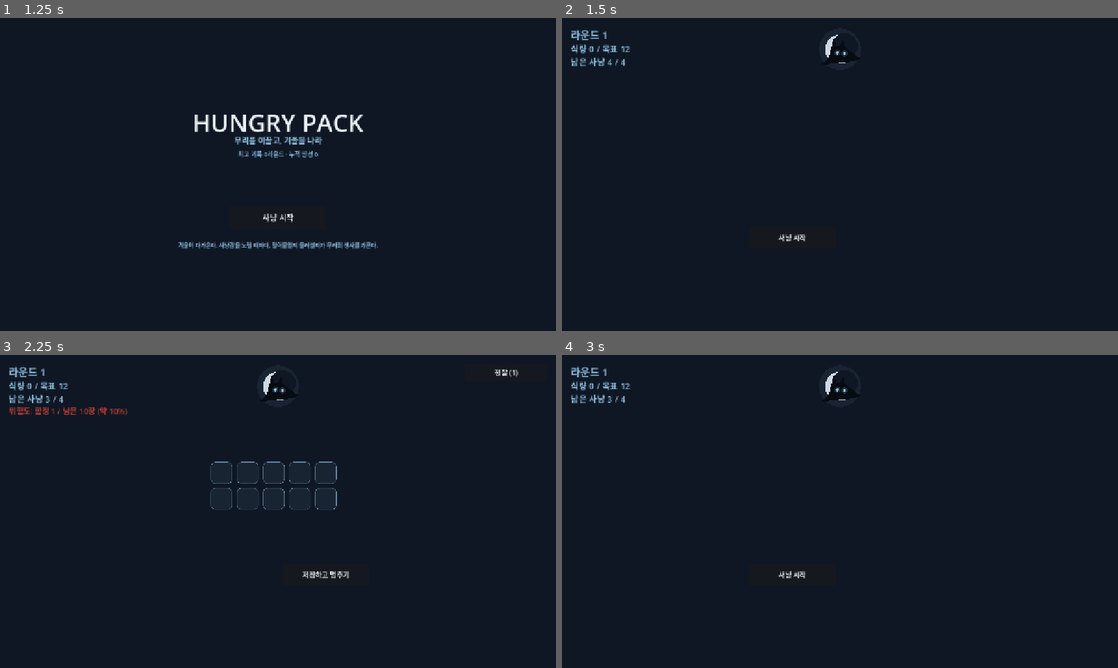
Above: before the commit, frames 1-4 (two rows, left to right).
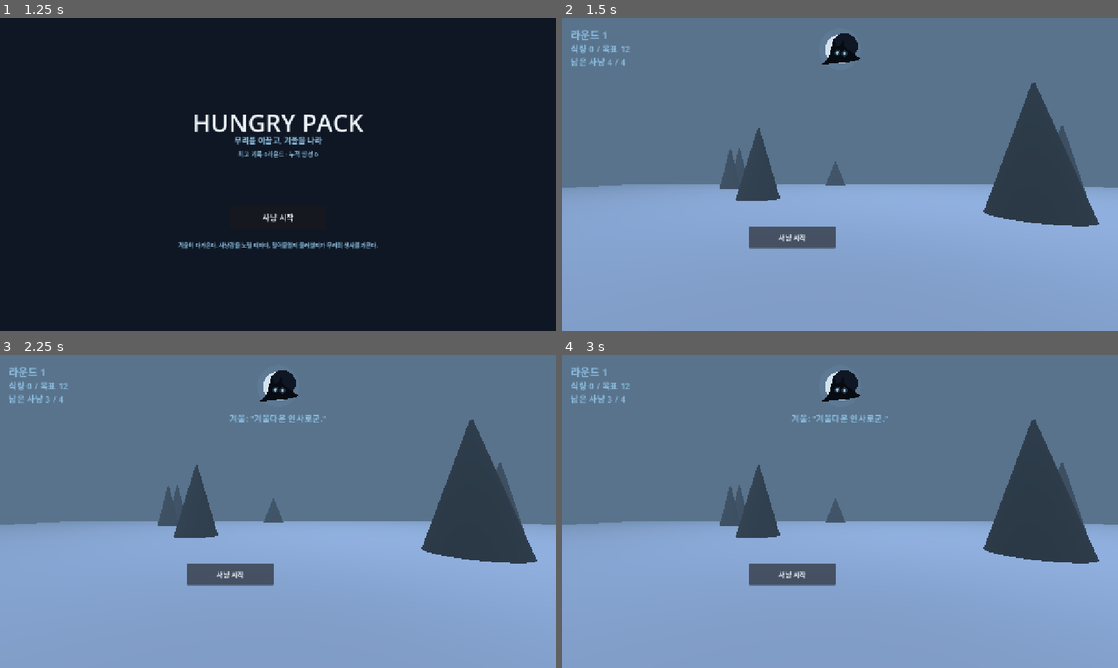
Above: after the commit, the same moments.

Repository: PDkou/MySaveCode
Game: Godot game, scene res://scenes/Intro.tscn
Same seed, same stepped clock (60 frames per second), same inputs: the game is played once before the commit and once after it.
Inputs (mouse positions are in pixels of both pictures, inside the frame that each line leads up to):
- Up to frame 1 (1.25 s): tap Enter at 0.5 s; move the mouse to (400, 158) at 0.52 s; hold D from 0.53 s (still down); tap Q at 0.6 s; click (400, 158) at 0.67 s; tap F at 0.8 s
- Up to frame 2 (1.5 s): release D at 1.25 s; click "사냥 시작" at 1.25 s
- Up to frame 3 (2.25 s): click "사냥 시작" at 2 s
- Up to frame 4 (3 s): click (890, 574) at 2.75 s, where only the run before the commit has a clickable "저장하고 멈추기"

Frame 1 is identical in both runs. In frame 2, 99% of the frame differs, in the area x 0-100%, y 0-100%; in frame 3, 99%; in frame 4, 99%.

Commit message:
6차 피드백: 1인칭 사냥으로 장르 전환 (카드 UI -> 3D 탐사)
- PlayerController.gd: CharacterBody3D 1인칭 컨트롤러 (WASD+마우스)
- HuntField.gd: bag 토큰을 사냥터에 공간 배치, 위장된 표식에 접근하면
  트리거 (draw(uid)로 순서 무관 판정, RunManager 경제 로직은 100% 재사용)
- Main.gd: 2D 타일 그리드 제거, 3D 월드(설원/침엽수/달빛 안개) 코드
  생성 + HUD 오버레이 유지. 정찰=표식 하이라이트, Q키=사냥 중단으로 재해석
- RunManager.gd: bag 토큰에 안정 uid 부여, draw(target_uid) 확장
  (인자 없는 기존 draw()는 봇 테스트 하위 호환 유지)
- test_main_scene.gd: Area3D 물리 타이밍 대신 HuntField 트리거 핸들러
  직접 호출 방식으로 재작성, 4회 반복 검증 통과
- test_run/test_mass_sim/test_all_charms: RunManager 직접 구동이라
  이번 전환 영향 없음, 회귀 재확인 완료

Co-Authored-By: Claude Fable 5 <noreply@anthropic.com>
Claude-Session: https://claude.ai/code/session_01MQ4bRqp7ywQW2rnDKWEWYA

Diff:
--- /dev/null
+++ b/game/scripts/HuntField.gd
@@ -0,0 +1,129 @@
+extends Node3D
+
+# Spatializes RunManager's bag: one hidden ground marker per token, scattered
+# across the hunting field. Walking into a marker triggers that specific
+# token's draw() — replaces the old click-a-tile grid with "get caught by
+# walking into it," per the lead's immersion direction (2026-07-10).
+
+signal token_triggered(result: Dictionary)
+
+const FIELD_RADIUS := 9.0
+const MIN_SPACING := 2.2
+const TRIGGER_RADIUS := 1.1
+const DESPAWN_DELAY := 1.0
+
+var run: Node
+var markers: Dictionary = {}  # uid -> Area3D
+
+
+func setup(run_manager: Node) -> void:
+	run = run_manager
+
+
+func clear_field() -> void:
+	for uid in markers.keys():
+		var m: Area3D = markers[uid]
+		if is_instance_valid(m):
+			m.queue_free()
+	markers.clear()
+
+
+func spawn_field(bag: Array) -> void:
+	clear_field()
+	var placed: Array = []
+	for token in bag:
+		var pos := _find_spot(placed)
+		placed.append(pos)
+		_spawn_marker(token, pos)
+
+
+func marker_count() -> int:
+	return markers.size()
+
+
+func highlight_marker(uid: int, is_trap: bool) -> void:
+	if not markers.has(uid):
+		return
+	var area: Area3D = markers[uid]
+	var mesh: MeshInstance3D = area.get_node("Visual")
+	var mat: StandardMaterial3D = mesh.material_override
+	mat.emission_enabled = true
+	mat.emission = Color(0.75, 0.20, 0.15) if is_trap else Color(0.30, 0.75, 0.35)
+	mat.emission_energy_multiplier = 1.4
+
+
+func _find_spot(placed: Array) -> Vector3:
+	for i in 24:
+		var angle := randf() * TAU
+		var dist := randf_range(3.0, FIELD_RADIUS)
+		var pos := Vector3(cos(angle) * dist, 0.0, sin(angle) * dist)
+		var ok := true
+		for p in placed:
+			if pos.distance_to(p) < MIN_SPACING:
+				ok = false
+				break
+		if ok:
+			return pos
+	return Vector3(randf_range(-FIELD_RADIUS, FIELD_RADIUS), 0.0, randf_range(-FIELD_RADIUS, FIELD_RADIUS))
+
+
+func _spawn_marker(token: Dictionary, pos: Vector3) -> void:
+	var area := Area3D.new()
+	area.position = pos
+	area.set_meta("triggered", false)
+
+	var shape := CollisionShape3D.new()
+	var sphere := SphereShape3D.new()
+	sphere.radius = TRIGGER_RADIUS
+	shape.shape = sphere
+	area.add_child(shape)
+
+	var mesh := MeshInstance3D.new()
+	var box := BoxMesh.new()
+	box.size = Vector3(0.9, 0.4, 0.9)
+	mesh.mesh = box
+	mesh.position.y = 0.2
+	mesh.name = "Visual"
+	var mat := StandardMaterial3D.new()
+	# every marker looks like the same plain snow mound — prey and traps are
+	# indistinguishable until triggered, or unless a scout charge reveals one.
+	mat.albedo_color = Color(0.86, 0.90, 0.95)
+	mesh.material_override = mat
+	area.add_child(mesh)
+
+	add_child(area)
+	markers[token["uid"]] = area
+	area.body_entered.connect(_on_body_entered.bind(area, token))
+
+
+func _on_body_entered(_body: Node3D, area: Area3D, token: Dictionary) -> void:
+	if area.get_meta("triggered", false):
+		return
+	area.set_meta("triggered", true)
+	area.monitoring = false
+	var result: Dictionary = run.draw(token["uid"])
+	if result.is_empty():
+		return
+	_style_marker(area, result)
+	markers.erase(token["uid"])
+	token_triggered.emit(result)
+	var timer := get_tree().create_timer(DESPAWN_DELAY)
+	timer.timeout.connect(func():
+		if is_instance_valid(area):
+			area.queue_free()
+	)
+
+
+func _style_marker(area: Area3D, result: Dictionary) -> void:
+	var mesh: MeshInstance3D = area.get_node("Visual")
+	var mat: StandardMaterial3D = mesh.material_override
+	var box: BoxMesh = mesh.mesh
+	match result["kind"]:
+		"trap":
+			mat.albedo_color = Color(0.55, 0.14, 0.10)
+			box.size.y = 0.12
+		"dodged":
+			mat.albedo_color = Color(0.35, 0.55, 0.35)
+		"prey":
+			mat.albedo_color = Color(0.85, 0.62, 0.20)
+			box.size.y = 0.5 + min(result.get("chain_bonus", 0), 3) * 0.15
--- a/game/scripts/Main.gd
+++ b/game/scripts/Main.gd
@@ -3,8 +3,13 @@
 const Palette := preload("res://scripts/GamePalette.gd")
 const Winter := preload("res://scripts/Winter.gd")
 const WinterPortraitScript := preload("res://scripts/WinterPortrait.gd")
+const PlayerControllerScript := preload("res://scripts/PlayerController.gd")
+const HuntFieldScript := preload("res://scripts/HuntField.gd")
 
 var run: Node
+var player: CharacterBody3D
+var hunt_field: Node3D
+var winter_portrait: Node2D
 var current_offers: Array = []
 
 var round_label: Label
@@ -15,26 +20,17 @@
 var pot_label: Label
 var chain_label: Label
 var message_label: Label
+var hint_label: Label
 var action_button: Button
 var secondary_button: Button
-var scout_button: Button
 var charm_layer: CanvasLayer
 var charm_buttons: Array = []
 
-var bag_layer: CanvasLayer
-var bag_grid: GridContainer
-var winter_portrait: Node2D
-
 var pending_refresh: bool = false
 
 
 func _ready() -> void:
 	var viewport_size := get_viewport_rect().size
-
-	var bg := ColorRect.new()
-	bg.size = viewport_size
-	bg.color = Palette.BG
-	add_child(bg)
 
 	run = Node.new()
 	run.set_script(load("res://scripts/RunManager.gd"))
@@ -43,10 +39,74 @@
 	run.pot_changed.connect(_on_pot_changed)
 	run.message.connect(_on_message)
 
+	_build_world()
 	_build_hud(viewport_size)
-	_build_bag_ui(viewport_size)
 
 	run.start_run()
+
+
+func _build_world() -> void:
+	var world_env := WorldEnvironment.new()
+	var env := Environment.new()
+	env.background_mode = Environment.BG_COLOR
+	env.background_color = Color(0.03, 0.05, 0.08)
+	env.ambient_light_source = Environment.AMBIENT_SOURCE_COLOR
+	env.ambient_light_color = Color(0.25, 0.32, 0.42)
+	env.ambient_light_energy = 0.5
+	env.fog_enabled = true
+	env.fog_light_color = Color(0.35, 0.45, 0.55)
+	env.fog_density = 0.025
+	world_env.environment = env
+	add_child(world_env)
+
+	var moon := DirectionalLight3D.new()
+	moon.rotation_degrees = Vector3(-55, -35, 0)
+	moon.light_color = Color(0.75, 0.85, 1.0)
+	moon.light_energy = 0.9
+	add_child(moon)
+
+	var ground := StaticBody3D.new()
+	var ground_shape := CollisionShape3D.new()
+	var box_shape := BoxShape3D.new()
+	box_shape.size = Vector3(64, 0.2, 64)
+	ground_shape.shape = box_shape
+	ground_shape.position.y = -0.1
+	ground.add_child(ground_shape)
+	var ground_mesh := MeshInstance3D.new()
+	var plane := PlaneMesh.new()
+	plane.size = Vector2(64, 64)
+	ground_mesh.mesh = plane
+	var ground_mat := StandardMaterial3D.new()
+	ground_mat.albedo_color = Color(0.75, 0.80, 0.86)
+	ground_mesh.material_override = ground_mat
+	ground.add_child(ground_mesh)
+	add_child(ground)
+
+	for i in 26:
+		var angle := randf() * TAU
+		var dist := randf_range(10.0, 29.0)
+		var tree := MeshInstance3D.new()
+		var cone := CylinderMesh.new()
+		cone.top_radius = 0.05
+		cone.bottom_radius = randf_range(1.0, 1.6)
+		cone.height = randf_range(3.0, 5.5)
+		tree.mesh = cone
+		tree.position = Vector3(cos(angle) * dist, cone.height / 2.0, sin(angle) * dist)
+		var tree_mat := StandardMaterial3D.new()
+		tree_mat.albedo_color = Color(0.04, 0.07, 0.06)
+		tree.material_override = tree_mat
+		add_child(tree)
+
+	player = CharacterBody3D.new()
+	player.set_script(PlayerControllerScript)
+	player.position = Vector3.ZERO
+	add_child(player)
+
+	hunt_field = Node3D.new()
+	hunt_field.set_script(HuntFieldScript)
+	add_child(hunt_field)
+	hunt_field.setup(run)
+	hunt_field.token_triggered.connect(_on_token_triggered)
 
 
 func _build_hud(viewport_size: Vector2) -> void:
@@ -75,6 +135,11 @@
 	chain_label.horizontal_alignment = HORIZONTAL_ALIGNMENT_CENTER
 	chain_label.custom_minimum_size = Vector2(viewport_size.x, 24)
 
+	hint_label = _make_label(hud, Vector2(0, viewport_size.y - 60), 15, Palette.TEXT)
+	hint_label.horizontal_alignment = HORIZONTAL_ALIGNMENT_CENTER
+	hint_label.custom_minimum_size = Vector2(viewport_size.x, 24)
+	hint_label.modulate.a = 0.7
+
 	message_label = _make_label(hud, Vector2(0, 425), 18, Palette.TEXT)
 	message_label.horizontal_alignment = HORIZONTAL_ALIGNMENT_CENTER
 	message_label.custom_minimum_size = Vector2(viewport_size.x, 30)
@@ -84,9 +149,6 @@
 
 	secondary_button = _make_button(hud, Vector2(200, 50), Vector2(viewport_size.x / 2.0 + 10, 480))
 	secondary_button.pressed.connect(_on_secondary_pressed)
-
-	scout_button = _make_button(hud, Vector2(190, 40), Vector2(viewport_size.x - 210, 20))
-	scout_button.pressed.connect(_on_scout_pressed)
 
 	charm_layer = CanvasLayer.new()
 	add_child(charm_layer)
@@ -94,18 +156,6 @@
 		var b := _make_button(charm_layer, Vector2(320, 60), Vector2(viewport_size.x / 2.0 - 160, 260 + i * 75))
 		b.pressed.connect(_on_charm_button_pressed.bind(i))
 		charm_buttons.append(b)
-
-
-func _build_bag_ui(viewport_size: Vector2) -> void:
-	bag_layer = CanvasLayer.new()
-	add_child(bag_layer)
-
-	bag_grid = GridContainer.new()
-	bag_grid.columns = 5
-	bag_grid.add_theme_constant_override("h_separation", 10)
-	bag_grid.add_theme_constant_override("v_separation", 10)
-	bag_grid.position = Vector2(viewport_size.x / 2.0 - 155, 246)
-	bag_layer.add_child(bag_grid)
 
 
 func _make_label(parent: CanvasLayer, pos: Vector2, font_size: int, color: Color) -> Label:
@@ -124,6 +174,16 @@
 	b.add_theme_color_override("font_color", Palette.TEXT)
 	parent.add_child(b)
 	return b
+
+
+func _unhandled_input(event: InputEvent) -> void:
+	if run.state != run.State.DRAWING:
+		return
+	if event is InputEventKey and event.pressed and not event.echo:
+		if event.keycode == KEY_Q:
+			_do_cash_out()
+		elif event.keycode == KEY_F:
+			_do_scout()
 
 
 func _on_pot_changed(pot: int) -> void:
@@ -161,7 +221,6 @@
 
 func _refresh() -> void:
 	charm_layer.hide()
-	_clear_bag_grid()
 
 	round_label.text = "라운드 %d" % run.round_number
 	quota_label.text = "식량 %d / 목표 %d" % [run.total_food, run.quota]
@@ -169,12 +228,14 @@
 
 	risk_label.text = ""
 	chain_label.text = ""
-	scout_button.hide()
+	hint_label.text = ""
 
 	match run.state:
 		run.State.IDLE:
 			pot_label.text = ""
 			winter_portrait.set_mood("calm")
+			hunt_field.clear_field()
+			player.set_input_enabled(false)
 			if not run.current_deal.is_empty():
 				winter_label.text = "겨울: \"%s\"" % run.current_deal["desc"]
 				_set_message("겨울이 거래를 제안한다 — %s" % run.current_deal["name"], "info")
@@ -189,19 +250,16 @@
 				secondary_button.hide()
 		run.State.DRAWING:
 			action_button.hide()
-			secondary_button.text = "저장하고 멈추기"
-			secondary_button.show()
+			secondary_button.hide()
 			var traps: int = run.remaining_trap_count()
 			var tiles: int = run.remaining_tile_count()
 			if tiles > 0:
 				var odds := int(round(100.0 * traps / tiles))
-				risk_label.text = "위험도: 함정 %d / 남은 %d장 (약 %d%%)" % [traps, tiles, odds]
+				risk_label.text = "위험도: 함정 %d / 남은 %d곳 (약 %d%%)" % [traps, tiles, odds]
 			if run.chain >= 2:
 				chain_label.text = "연쇄 x%d" % run.chain
-			if run.scouts_left > 0:
-				scout_button.text = "정찰 (%d)" % run.scouts_left
-				scout_button.show()
-			_build_bag_grid()
+			var scout_hint := " · F: 정찰 (%d)" % run.scouts_left if run.scouts_left > 0 else ""
+			hint_label.text = "이동: WASD / 시점: 마우스 · Q: 저장하고 멈추기%s" % scout_hint
 		run.State.ROUND_CLEAR:
 			action_button.text = "계속 사냥"
 			action_button.show()
@@ -237,89 +295,38 @@
 			_winter_say(Winter.RETREAT_LINES, "calm")
 
 
-func _clear_bag_grid() -> void:
-	for child in bag_grid.get_children():
-		bag_grid.remove_child(child)
-		child.free()
-
-
-func _build_bag_grid() -> void:
-	_clear_bag_grid()
-	for i in run.bag.size():
-		var tile := Panel.new()
-		tile.custom_minimum_size = Vector2(50, 50)
-		var style := StyleBoxFlat.new()
-		style.bg_color = Color(0.10, 0.14, 0.20)
-		style.border_color = Color(Palette.MOONLIGHT.r, Palette.MOONLIGHT.g, Palette.MOONLIGHT.b, 0.3)
-		style.set_border_width_all(1)
-		style.corner_radius_top_left = 10
-		style.corner_radius_top_right = 10
-		style.corner_radius_bottom_left = 10
-		style.corner_radius_bottom_right = 10
-		tile.add_theme_stylebox_override("panel", style)
-
-		var label := Label.new()
-		label.set_anchors_preset(Control.PRESET_FULL_RECT)
-		label.horizontal_alignment = HORIZONTAL_ALIGNMENT_CENTER
-		label.vertical_alignment = VERTICAL_ALIGNMENT_CENTER
-		label.add_theme_font_size_override("font_size", 12)
-		tile.add_child(label)
-
-		var btn := Button.new()
-		btn.set_anchors_preset(Control.PRESET_FULL_RECT)
-		btn.flat = true
-		btn.modulate.a = 0.01
-		btn.pressed.connect(_on_tile_pressed.bind(tile))
-		tile.add_child(btn)
-
-		bag_grid.add_child(tile)
-
-
-func _on_tile_pressed(tile: Panel) -> void:
-	if not tile.get_meta("active", true):
-		return
-	_resolve_draw(tile)
-
-
-func _resolve_draw(tile: Panel) -> void:
-	# Raise the guard BEFORE draw(): a trap (or bag-emptying cash-out) emits
-	# state_changed synchronously inside draw(), and an immediate _refresh()
-	# would free the very tile we're about to style.
-	pending_refresh = true
-	var result: Dictionary = run.draw()
-	if result.is_empty():
-		pending_refresh = false
-		return
-	tile.set_meta("active", false)
-	var label: Label = tile.get_child(0)
-	var style: StyleBoxFlat = tile.get_theme_stylebox("panel").duplicate()
+func _on_token_triggered(result: Dictionary) -> void:
 	match result["kind"]:
-		"trap":
-			label.text = ""
-			style.bg_color = Color(0.35, 0.14, 0.11)
-			style.border_color = Palette.DANGER
-		"dodged":
-			label.text = "✓"
-			style.bg_color = Color(0.14, 0.25, 0.14)
-			style.border_color = Palette.SUCCESS
 		"prey":
-			label.text = "%s\n%d" % [result["icon"], result["value"]]
-			style.bg_color = Color(0.30, 0.22, 0.10)
-			style.border_color = Palette.SUCCESS
-			if result.get("chain_bonus", 0) > 0:
-				style.set_border_width_all(3)
 			var ch: int = result.get("chain", 0)
 			if ch >= 2:
 				chain_label.text = "연쇄 x%d" % ch
 			if ch == 4:
 				_winter_say(Winter.CHAIN_LINES, "wary")
-	tile.add_theme_stylebox_override("panel", style)
-
 	pending_refresh = true
-	get_tree().create_timer(0.42).timeout.connect(func():
+	get_tree().create_timer(0.15).timeout.connect(func():
 		pending_refresh = false
 		_refresh()
 	)
+
+
+func _do_cash_out() -> void:
+	run.cash_out()
+	match run.state:
+		run.State.ROUND_CLEAR:
+			_winter_say(Winter.ROUND_CLEAR_LINES, "wary")
+		run.State.GAME_OVER:
+			_winter_say(Winter.GAME_OVER_LINES, "pleased")
+
+
+func _do_scout() -> void:
+	var peeked: Dictionary = run.scout()
+	if peeked.is_empty():
+		return
+	hunt_field.highlight_marker(peeked["uid"], peeked["type"] == "trap")
+	if peeked.get("type", "") != "trap":
+		_winter_say(Winter.SCOUT_LINES)
+	_refresh()
 
 
 func _show_charms() -> void:
@@ -361,7 +368,10 @@
 				run.accept_deal()
 				_winter_say(Winter.DEAL_ACCEPT_LINES, "pleased")
 			else:
+				player.position = Vector3.ZERO
 				run.start_attempt()
+				hunt_field.spawn_field(run.bag)
+				player.set_input_enabled(true)
 		run.State.ROUND_CLEAR:
 			run.continue_hunting()
 			_winter_say(Winter.CONTINUE_LINES)
@@ -371,26 +381,12 @@
 			run.start_run()
 
 
-func _on_scout_pressed() -> void:
-	var peeked: Dictionary = run.scout()
-	if peeked.get("type", "") != "trap":
-		_winter_say(Winter.SCOUT_LINES)
-	_refresh()
-
-
 func _on_secondary_pressed() -> void:
 	match run.state:
 		run.State.IDLE:
 			if not run.current_deal.is_empty():
 				run.refuse_deal()
 				_winter_say(Winter.DEAL_REFUSE_LINES, "calm")
-		run.State.DRAWING:
-			run.cash_out()
-			match run.state:
-				run.State.ROUND_CLEAR:
-					_winter_say(Winter.ROUND_CLEAR_LINES, "wary")
-				run.State.GAME_OVER:
-					_winter_say(Winter.GAME_OVER_LINES, "pleased")
 		run.State.ROUND_CLEAR:
 			run.retreat()
 		run.State.SHOP:
--- /dev/null
+++ b/game/scripts/PlayerController.gd
@@ -0,0 +1,75 @@
+extends CharacterBody3D
+
+# First-person hunter controller: WASD + mouse look, simple grounded movement.
+# No jump/crouch — the hunt is about where you choose to walk, not platforming.
+
+signal moved
+
+const SPEED := 4.2
+const MOUSE_SENSITIVITY := 0.0028
+const GRAVITY := 18.0
+
+var camera: Camera3D
+var yaw: float = 0.0
+var pitch: float = 0.0
+var input_enabled: bool = true
+
+
+func _ready() -> void:
+	var shape := CollisionShape3D.new()
+	var capsule := CapsuleShape3D.new()
+	capsule.radius = 0.4
+	capsule.height = 1.7
+	shape.shape = capsule
+	shape.position.y = 0.85
+	add_child(shape)
+
+	camera = Camera3D.new()
+	camera.position = Vector3(0, 1.55, 0)
+	camera.fov = 75
+	add_child(camera)
+
+
+func set_input_enabled(enabled: bool) -> void:
+	input_enabled = enabled
+	Input.mouse_mode = Input.MOUSE_MODE_CAPTURED if enabled else Input.MOUSE_MODE_VISIBLE
+
+
+func _unhandled_input(event: InputEvent) -> void:
+	if not input_enabled:
+		return
+	if event is InputEventMouseMotion:
+		yaw -= event.relative.x * MOUSE_SENSITIVITY
+		pitch = clamp(pitch - event.relative.y * MOUSE_SENSITIVITY, -1.3, 1.3)
+		rotation.y = yaw
+		camera.rotation.x = pitch
+
+
+func _physics_process(delta: float) -> void:
+	if not is_on_floor():
+		velocity.y -= GRAVITY * delta
+	else:
+		velocity.y = 0.0
+
+	if input_enabled:
+		var input_dir := Vector2.ZERO
+		if Input.is_action_pressed("ui_up") or Input.is_key_pressed(KEY_W):
+			input_dir.y -= 1
+		if Input.is_action_pressed("ui_down") or Input.is_key_pressed(KEY_S):
+			input_dir.y += 1
+		if Input.is_key_pressed(KEY_A):
+			input_dir.x -= 1
+		if Input.is_key_pressed(KEY_D):
+			input_dir.x += 1
+		input_dir = input_dir.normalized()
+
+		var move_dir := (transform.basis * Vector3(input_dir.x, 0, input_dir.y)).normalized()
+		velocity.x = move_dir.x * SPEED
+		velocity.z = move_dir.z * SPEED
+		if input_dir != Vector2.ZERO:
+			moved.emit()
+	else:
+		velocity.x = 0.0
+		velocity.z = 0.0
+
+	move_and_slide()
--- a/game/scripts/RunManager.gd
+++ b/game/scripts/RunManager.gd
@@ -149,6 +149,7 @@
 var bag: Array = []
 var owned_charms: Array = []
 var rerolls_left: int = 0
+var _next_uid: int = 0
 
 
 func start_run() -> void:
@@ -202,19 +203,31 @@
 	pot_changed.emit(pot)
 
 
-func draw() -> Dictionary:
+func draw(target_uid: int = -1) -> Dictionary:
 	if state != State.DRAWING or bag.is_empty():
 		return {}
-	var token: Dictionary = bag.pop_back()
+	var token: Dictionary
+	if target_uid == -1:
+		token = bag.pop_back()
+	else:
+		var idx := -1
+		for i in bag.size():
+			if bag[i]["uid"] == target_uid:
+				idx = i
+				break
+		if idx == -1:
+			return {}
+		token = bag[idx]
+		bag.remove_at(idx)
 	if token["type"] == "trap":
 		if trap_immunity_left > 0:
 			trap_immunity_left -= 1
 			message.emit("무리가 함정을 미리 감지해 피했다!", "success")
 			if bag.is_empty():
 				cash_out()
-			return {"kind": "dodged"}
+			return {"kind": "dodged", "uid": token["uid"]}
 		_on_trap()
-		return {"kind": "trap"}
+		return {"kind": "trap", "uid": token["uid"]}
 	else:
 		chain += 1
 		var chain_bonus: int = clamp(chain - (CHAIN_BONUS_START - 1), 0, CHAIN_BONUS_CAP)
@@ -228,7 +241,7 @@
 		if bag.is_empty():
 			cash_out()
 		return {"kind": "prey", "value": value, "type": token["type"], "name": token["name"],
-			"icon": token["icon"], "chain": chain, "chain_bonus": chain_bonus}
+			"icon": token["icon"], "chain": chain, "chain_bonus": chain_bonus, "uid": token["uid"]}
 
 
 func cash_out() -> void:
@@ -410,6 +423,12 @@
 	for i in traps:
 		bag.append({"type": "trap", "value": -1})
 	bag.shuffle()
+	# each token gets a stable id so the 3D hunting field can bind one
+	# ground marker per token and resolve it out of order (walk-up trigger)
+	# instead of the old fixed last-in-first-out tile grid.
+	for token in bag:
+		token["uid"] = _next_uid
+		_next_uid += 1
 	# deal effects are scoped to the single hunt whose bag was just built
 	next_hunt_value_bonus = 0
 	next_hunt_extra_traps = 0
--- a/game/test_main_scene.gd
+++ b/game/test_main_scene.gd
@@ -1,6 +1,8 @@
-# Exercises Main.gd's dynamic UI paths (tile grid build, tile draw
-# resolution styling, Winter portrait moods, deal accept/refuse UI flow)
-# that a plain idle headless run never touches.
+# Exercises Main.gd's 3D-world assembly and HuntField trigger logic that a
+# plain idle headless run never touches. Physics-body overlap isn't reliable
+# to time deterministically in a headless SceneTree script, so marker
+# triggers are invoked directly (same call HuntField's own signal handler
+# makes) rather than waiting for real Area3D collision frames.
 # Run with: godot --headless --path game --script test_main_scene.gd
 extends SceneTree
 
@@ -13,54 +15,58 @@
 	await process_frame
 
 	print("[OK] Main scene ready, run.state=", main.run.state)
+	assert(main.player is CharacterBody3D, "player should be a CharacterBody3D")
+	assert(main.hunt_field != null, "hunt_field should exist")
 
 	# If Winter opened with a deal, exercise the refuse path first.
 	if not main.run.current_deal.is_empty():
 		print("[OK] deal offered at start: ", main.run.current_deal["id"])
 		main._on_secondary_pressed()
 
-	# Force into DRAWING (state_changed already triggers _refresh() automatically).
-	main.run.start_attempt()
-	print("[OK] entered DRAWING, tile count=", main.bag_grid.get_child_count(),
+	main._on_action_pressed()  # IDLE -> start_attempt() + spawn_field()
+	print("[OK] entered DRAWING, marker count=", main.hunt_field.marker_count(),
 		" expected=", main.run.bag.size())
+	assert(main.hunt_field.marker_count() == main.run.bag.size(), "one marker per bag token")
 
-	# Draw tiles until the attempt resolves; verify styling code runs clean.
+	# Trigger markers directly (bypassing physics timing) until the attempt resolves.
 	var attempts := 0
-	while main.bag_grid.get_child_count() > 0 and attempts < 12:
+	while main.hunt_field.marker_count() > 0 and attempts < 12:
 		attempts += 1
-		var tile: Panel = null
-		for child in main.bag_grid.get_children():
-			if child.get_meta("active", true):
-				tile = child
+		var uid = main.hunt_field.markers.keys()[0]
+		var area: Area3D = main.hunt_field.markers[uid]
+		var token: Dictionary = {}
+		for t in main.run.bag:
+			if t["uid"] == uid:
+				token = t
 				break
-		if tile == null:
-			break
-		main._on_tile_pressed(tile)
-		print("[OK] resolved draw #", attempts, " run.state=", main.run.state,
-			" pot=", main.run.pot, " chain=", main.run.chain, " food=", main.run.total_food)
+		main.hunt_field._on_body_entered(main.player, area, token)
+		print("[OK] resolved trigger #", attempts, " run.state=", main.run.state,
+			" pot=", main.run.pot, " chain=", main.run.chain, " food=", main.run.total_food,
+			" markers_left=", main.hunt_field.marker_count())
 		if main.run.state != main.run.State.DRAWING:
 			break
 
-	# Exercise the deal accept path deterministically: force a known deal
-	# in IDLE and accept it through the button handler.
+	# Exercise the deal accept path deterministically.
 	main.run.state = main.run.State.IDLE
 	main.run.total_food = 20
 	main.run.current_deal = {"id": "winters_test", "name": "겨울의 시험",
 		"desc": "다음 사냥에 함정을 하나 더 심겠다. 대신 살아서 거두면 수확의 절반을 더 주지.", "cost": 0}
 	main._refresh()
 	print("[OK] deal UI shown, action=", main.action_button.text)
-	main._on_action_pressed()
+	main._on_action_pressed()  # 1st click: accept the deal (still IDLE afterward)
 	assert(main.run.current_deal.is_empty(), "deal should be consumed")
-	assert(main.run.next_hunt_extra_traps == 1, "winters_test should add a trap")
-	assert(is_equal_approx(main.run.next_hunt_cashout_bonus, 0.5), "winters_test should add cashout bonus")
-	main.run.attempts_left = 2
-	main.run.start_attempt()
-	var traps := 0
-	for t in main.run.bag:
-		if t["type"] == "trap":
-			traps += 1
-	print("[OK] deal accepted -> bag traps=", traps, " (bust_count=", main.run.bust_count, " +1 expected)")
-	assert(traps == main.run.bust_count + 1, "bag should contain one extra trap")
+	assert(main.run.next_hunt_extra_traps == 1, "winters_test should queue an extra trap for the next hunt")
+	main._on_action_pressed()  # 2nd click: now actually start the hunt
+	print("[OK] deal accepted -> bag size=", main.run.bag.size(),
+		" markers=", main.hunt_field.marker_count(), " bust_count=", main.run.bust_count)
+	assert(main.hunt_field.marker_count() == main.run.bag.size(), "markers should match the post-deal bag")
+	assert(main.run.next_hunt_extra_traps == 0, "deal effect should be consumed once the bag is built")
+
+	# Scout + highlight must not error even without a real physics frame.
+	var peeked: Dictionary = main.run.scout()
+	if not peeked.is_empty():
+		main.hunt_field.highlight_marker(peeked["uid"], peeked["type"] == "trap")
+	print("[OK] scout/highlight cycled")
 
 	# Winter portrait mood switching must not error.
 	for mood in ["calm", "pleased", "wary"]:
Not shown, changed: game/GDD.md
